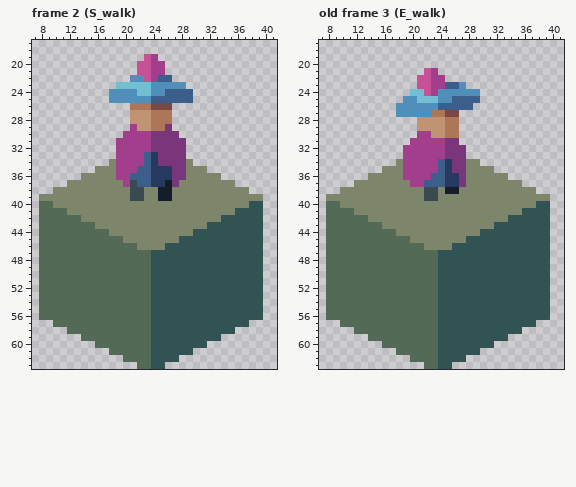
File history of a pixel-art file, game-off-2025-waves/scenes/player/player_anim.aseprite. That is the earlier state.
48x64 pixels, 4 frames. Shown: frame 2 (S_walk): x 7..41, y 17..63; old frame 3 (E_walk): x 7..41, y 17..63. The commit also changed other frames, which this record leaves out.
Now the later version:
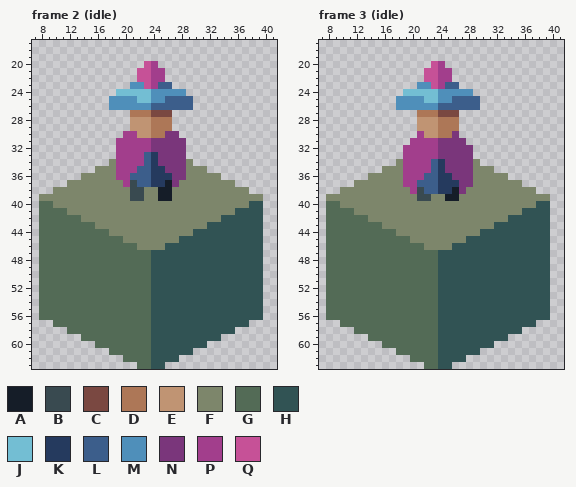
Palette (. is transparent): A #151d28  B #394a50  C #7a4841  D #ad7757  E #c09473  F #7d866b  G #536b56  H #315354  J #73bed3  K #253a5e  L #3c5e8b  M #4f8fba  N #7a367b  P #a23e8c  Q #c65197
A new or re-ordered frame is compared with the old frame closest to it.
Change:
frames 4 -> 18
layer "legs" added
layer "body" added
layer "cape" added
layer "head" added
layer "hat" added
layer "player" removed
Frame 2 (idle):
y 19: x 23..24 QP -> ..
y 20: x 22 Q -> .; x 25 P -> .
y 22: x 21..22 MM -> .Q; x 25..26 LL -> P.
y 23: x 19..28 JJJJJMMMMM -> ..MMQPLL..
y 24: x 18..21 MMMM -> .JJJ; x 26..29 LLLL -> MMM.
y 25: x 22..25 MMLL -> JJMM
y 26: x 18..29 ...DDDCCC... -> MMMMMMLLLLLL
y 27: x 21..26 EEEDDD -> DDDCCC
y 29: x 21 P -> E; x 26 N -> D
y 30: x 22..25 PPNN -> EEDD
y 35: x 26 K -> N
Frame 3 (idle) is new; against old frame 3 (E_walk):
y 20: x 23..24 .. -> QP
y 21: x 23..25 P.. -> QPP
y 22: x 21 Q -> .; x 23 P -> Q; x 25 . -> P
y 23: x 21..23 QQP -> MMQ; x 27 M -> .
y 24: x 19 . -> J; x 22..23 QP -> JJ; x 29 M -> .
y 25: x 18 . -> M; x 21 J -> M
y 26: x 29 . -> L
y 27: x 18..22 MMMMM -> ...DD; x 24 D -> C
y 28..29: x 24 E -> D
y 30: x 22 P -> E; x 24 E -> D; x 26 D -> N
y 31: x 24 P -> N; x 27 . -> N
y 32..33: x 24 P -> N; x 28 . -> N
y 34..35: x 23..25 PLK -> LKN; x 28 F -> N
y 36: x 22 P -> L; x 24 L -> K; x 26 K -> N; x 28 F -> N
y 37: x 19 F -> P; x 21 P -> L; x 24 L -> K; x 28 F -> N
y 38: x 20..25 FFBBFA -> PBLLKK; x 27 F -> N
y 39: x 21 F -> B; x 23 B -> F; x 25..26 FF -> AA
